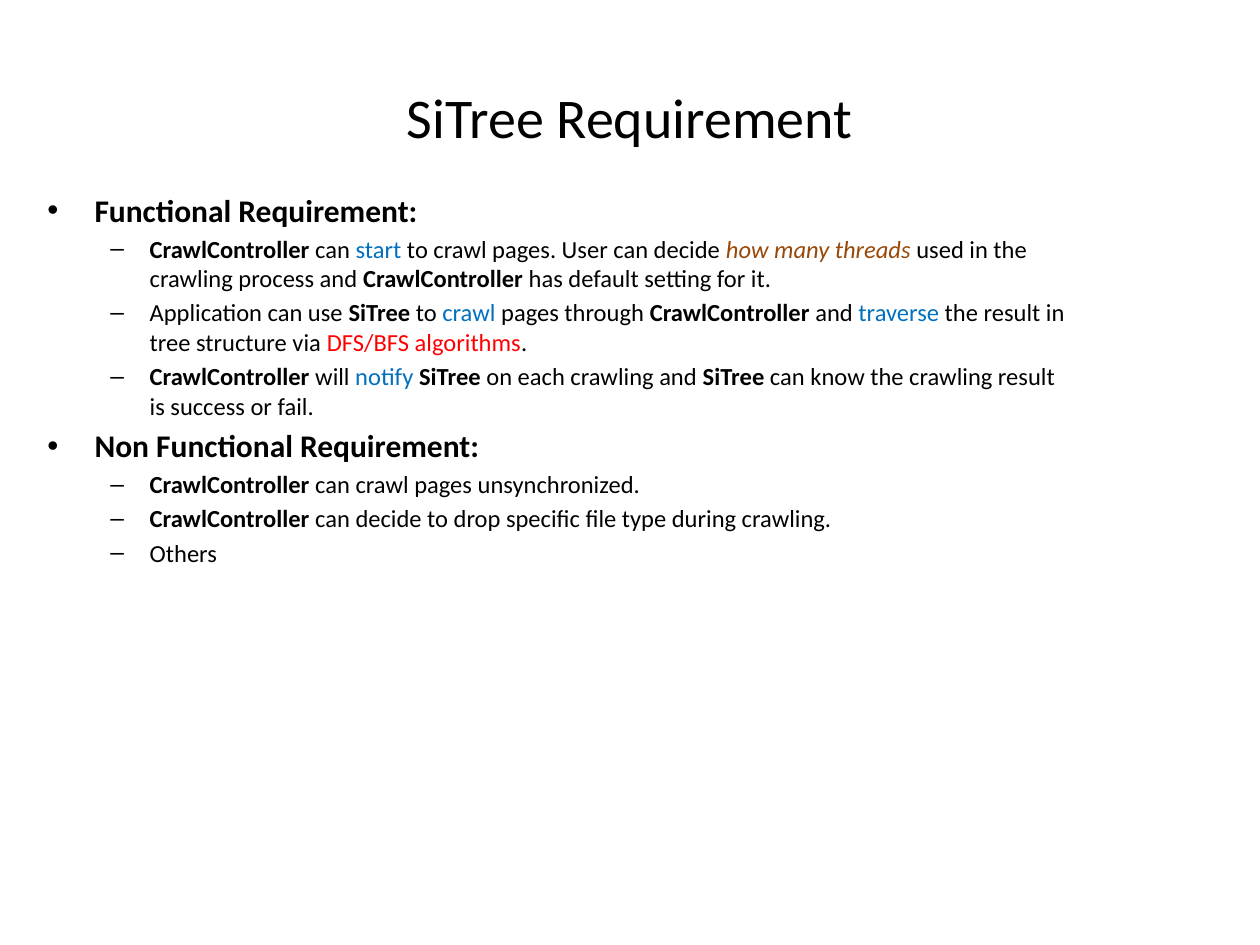
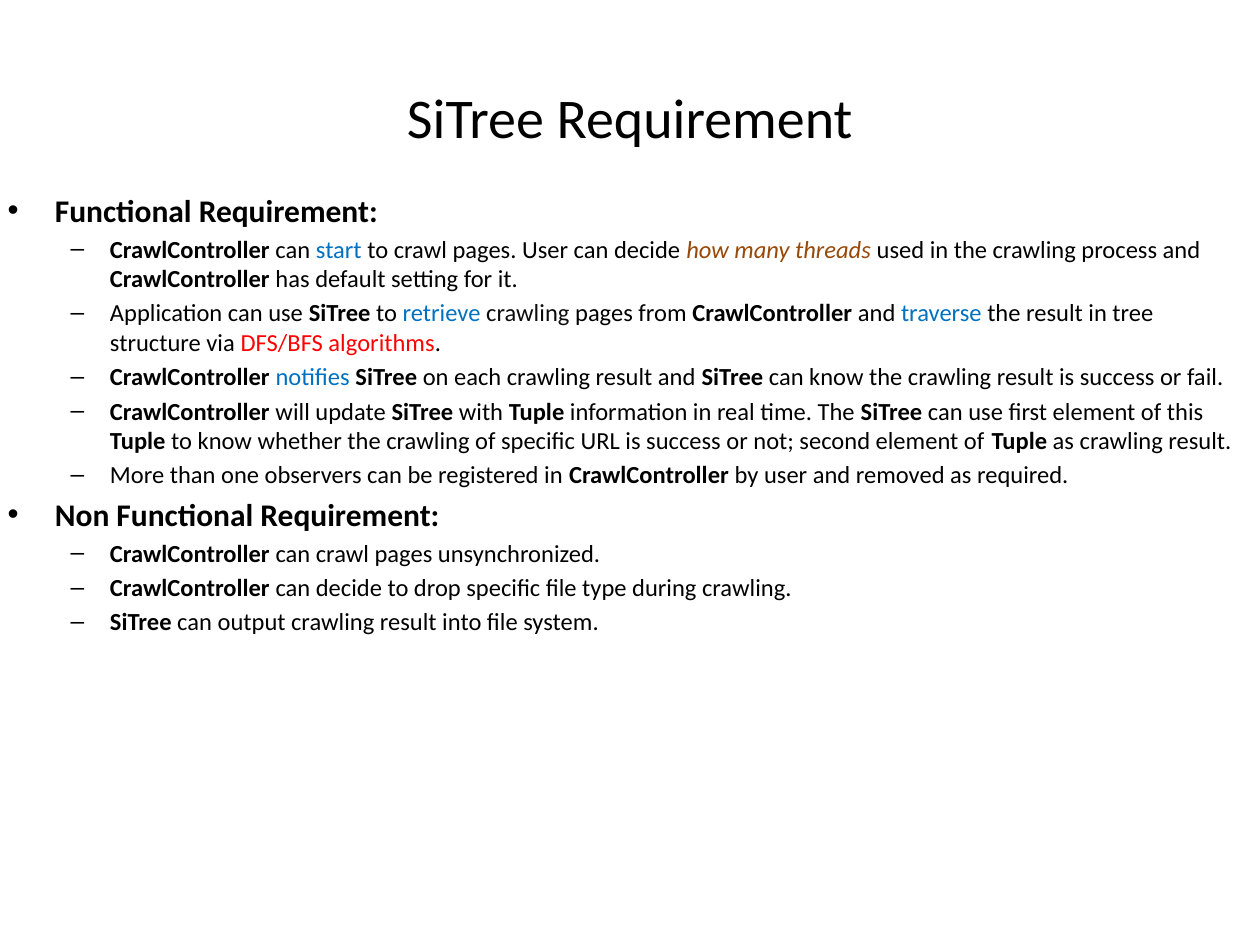
Before and after one commit to johnklee/sd2014, a slide deck: slide 2 of SD_Crawler4j/docs/Crawler4j_SiTreeDesign.pptx. Drawn at 1260x945 pixels with LibreOffice and Linux fonts; fonts in the diff are those of the drawing. Boxes give left, top, right and bottom in pixels: in the first picture for what was removed or moved away, otherwise in the second. Text is boxed around its words. In the diff, an @@ line names an element or a change of style, - is before the commit and + after.

```diff
--- a/SD_Crawler4j/docs/Crawler4j_SiTreeDesign.pptx
+++ b/SD_Crawler4j/docs/Crawler4j_SiTreeDesign.pptx
@@ text "Functional Requirement:": place and size @@
-text "Functional Requirement:" at [95,200,1065,562]
+text "Functional Requirement:" at [55,200,1231,635]
@@ text at [110,303,1231,488]: text changed @@
-  – Application can use SiTree to crawl pages through CrawlController and traverse the result in tree structure via DFS/BFS algorithms.
-  – CrawlController will notify SiTree on each crawling and SiTree can know the crawling result is success or fail.
+  – Application can use SiTree to retrieve crawling pages from CrawlController and traverse the result in tree structure via DFS/BFS algorithms.
+  – CrawlController notifies SiTree on each crawling result and SiTree can know the crawling result is success or fail.
+  – CrawlController will update SiTree with Tuple information in real time. The SiTree can use first element of this Tuple to know whether the crawling of specific URL is success or not; second element of Tuple as crawling result.
+  – More than one observers can be registered in CrawlController by user and removed as required.
@@ text at [110,613,598,635]: text changed @@
-  – Others
+  – SiTree can output crawling result into file system.
```
Also in this commit, not shown: 2 other files.
